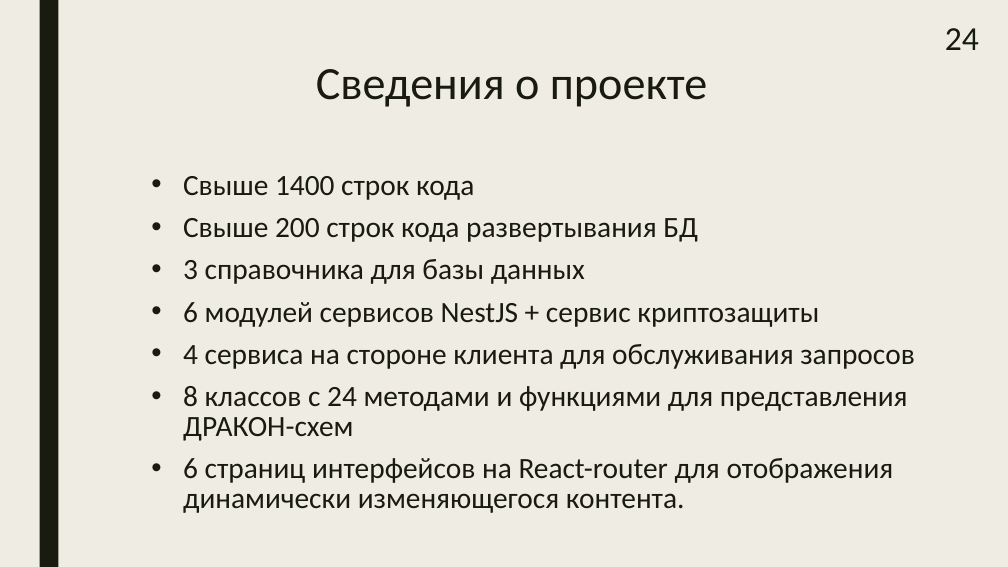
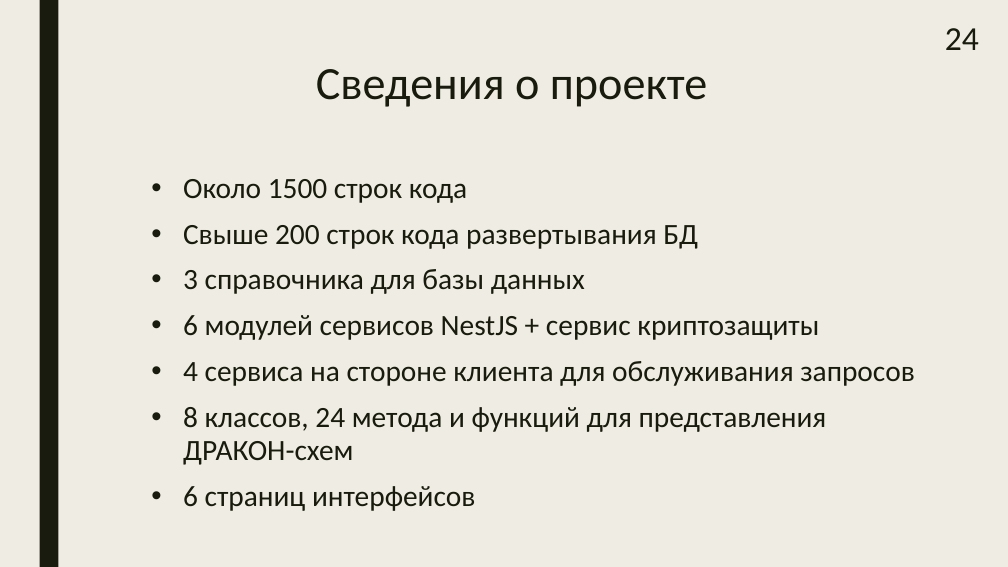
Before and after one commit to samarsky-canary/dragon, a slide deck: slide 24 of dizdocs/dipl_practise.pptx. Drawn at 1008x567 pixels with LibreOffice and Linux fonts; fonts in the diff are those of the drawing. Boxes give left, top, right and bottom in pixels: in the first picture for what was removed or moved away, otherwise in the second. Text is boxed around its words. In the diff, an @@ line names an element or a change of style, - is before the commit and + after.

Commit message:
Presentation

```diff
--- a/dizdocs/dipl_practise.pptx
+++ b/dizdocs/dipl_practise.pptx
@@ text at <box>183,179,467,203</box>: text changed @@
-• Свыше 1400 строк кода
+• Около 1500 строк кода
@@ text at <box>183,225,915,386</box>: line spacing 0.84 to 0.94 @@
@@ text at <box>183,407,827,511</box>: text changed @@
-• 8 классов с 24 методами и функциями для представления ДРАКОН-схем
-• 6 страниц интерфейсов на React-router для отображения динамически изменяющегося контента.
+• 8 классов, 24 метода и функций для представления ДРАКОН-схем
+• 6 страниц интерфейсов
```
Also in this commit, not shown: 5 other slides changed.
